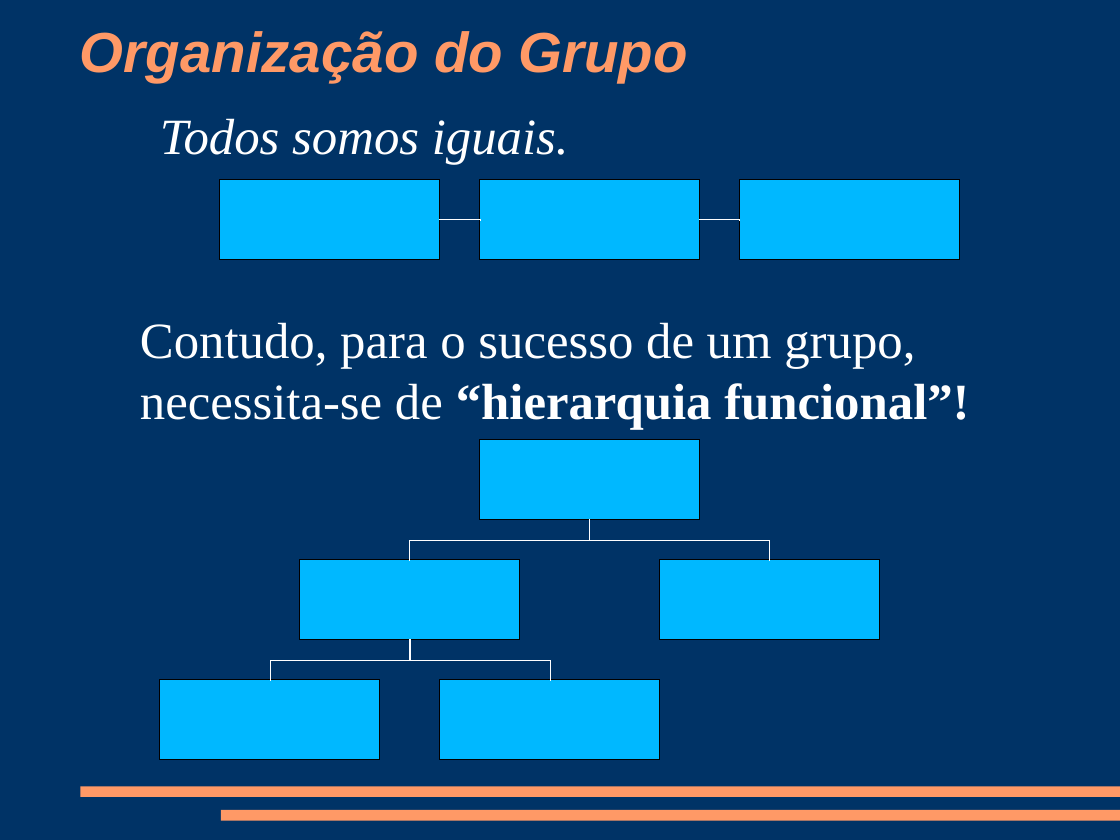
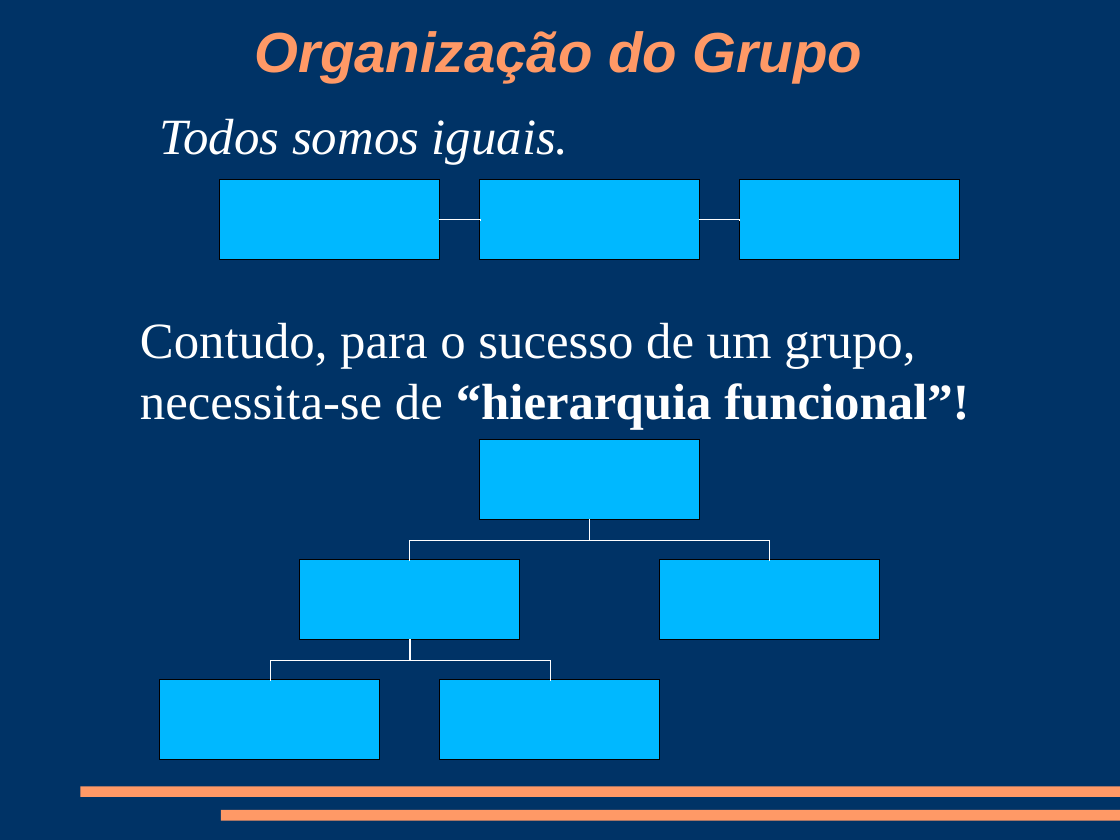
Before and after one commit to mptrv/docpcrista, a slide deck: slide 8 of docpcrista-orientacoes_da_dinamica.odp. Drawn at 1120x840 pixels with LibreOffice and Linux fonts; fonts in the diff are those of the drawing. Boxes give left, top, right and bottom in pixels: in the first picture for what was removed or moved away, otherwise in the second. Text is boxed around its words. In the diff, an @@ line names an element or a change of style, - is before the commit and + after.

```diff
--- a/docpcrista-orientacoes_da_dinamica.odp
+++ b/docpcrista-orientacoes_da_dinamica.odp
@@ title "Organização do Grupo" at box(254, 31, 862, 83): alignment left to centre @@
```
Also in this commit, not shown: 12 other slides changed, 16 slides added, 1 slide removed, 1 other file.
